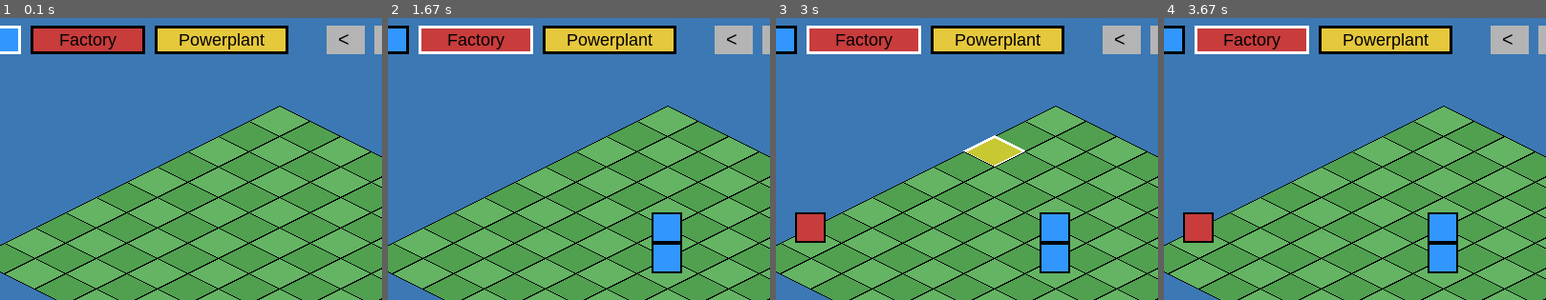
Above: before the commit, frames 1-4 (left to right).
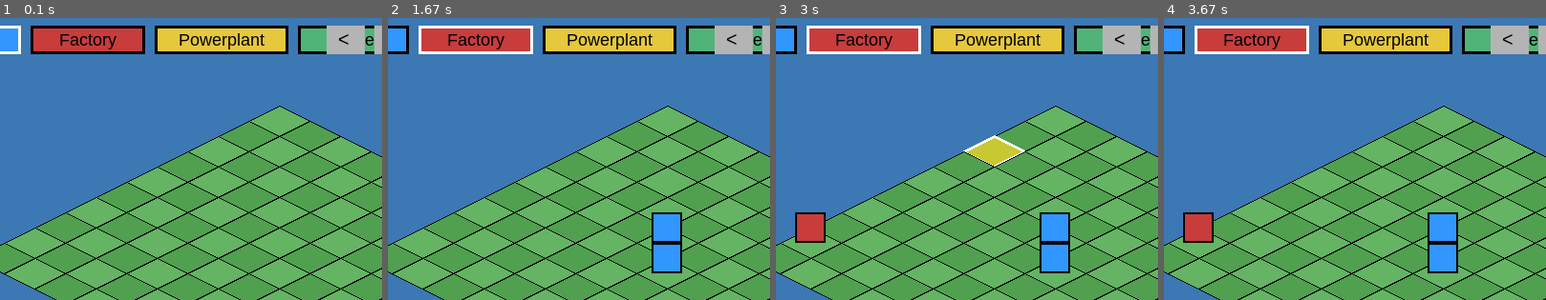
Above: after the commit, the same moments.

Repository: tdimnet/learn-pygame-by-doing
Game: pygame game, started from app.py
Same seed, same stepped clock (60 frames per second), same inputs: the game is played once before the commit and once after it.
Inputs (mouse positions are % of the whole screen's width and height, from its top left):
- Up to frame 1 (0.1 s): no input
- Up to frame 2 (1.67 s): click (50, 49) at 0.38 s; click (50, 56) at 0.72 s; click (19, 34) at 1.05 s; click (24, 12) at 1.38 s
- Up to frame 3 (3 s): click (14, 46) at 1.72 s; click (45, 76) at 2.05 s; click (47, 32) at 2.38 s; click (36, 28) at 2.72 s
- Up to frame 4 (3.67 s): click (76, 41) at 3.05 s; click (81, 47) at 3.38 s
The pictures show only the part of the screen within x 14-64%, y 6-56%; the shares and areas given below are measured in that part.

The runs differ from the first frame. In frame 1, 1.0% of the frame differs, in the area x 78-98%, y 2-13%; in frame 2, 1.0%; in frame 3, 1.0%; in frame 4, 1.0%.

Commit message:
Start to implement garden milestones

Diff:
--- a/app.py
+++ b/app.py
@@ -36,6 +36,13 @@
         "gold_production": 0,
         "power_production": 1,
         "pop_consume": 1,
+    },
+    "garden": {
+        "cost": 30,
+        "pop_production": 1,
+        "gold_production": 0,
+        "power_production": 0,
+        "pop_consume": 0,
     }
 }
 
@@ -172,7 +179,8 @@
     colors = {
         "house": (50, 150, 255),
         "factory": (200, 60, 60),
-        "powerplant": (230, 200, 60)
+        "powerplant": (230, 200, 60),
+        "garden" : (80, 180, 120)
     }
     color = colors[btype]
 
@@ -243,7 +251,8 @@
     tool_buttons = [
         {"type": "house",      "rect": pygame.Rect(10, 50, 120, 30), "color": (50, 150, 255)},
         {"type": "factory",    "rect": pygame.Rect(140, 50, 120, 30), "color": (200, 60, 60)},
-        {"type": "powerplant", "rect": pygame.Rect(270, 50, 140, 30), "color": (230, 200, 60)}
+        {"type": "powerplant", "rect": pygame.Rect(270, 50, 140, 30), "color": (230, 200, 60)},
+        {"type": "garden", "rect": pygame.Rect(420, 50, 120, 30), "color": (80, 180, 120)},
     ]
     selected_building = "house"
 
@@ -341,6 +350,13 @@
                         total_gold_prod += props["gold_production"]
                         total_power_prod += props["power_production"]
                         total_pop_consume += props["pop_consume"]
+
+                garden_count = sum(
+                    1 for gx in range(GRID_WIDTH)
+                    for gy in range(GRID_HEIGHT)
+                    if grid[gx][gy] == "garden"
+                )
+
 
                 population = c["population"]
                 if total_pop_consume > 0:
